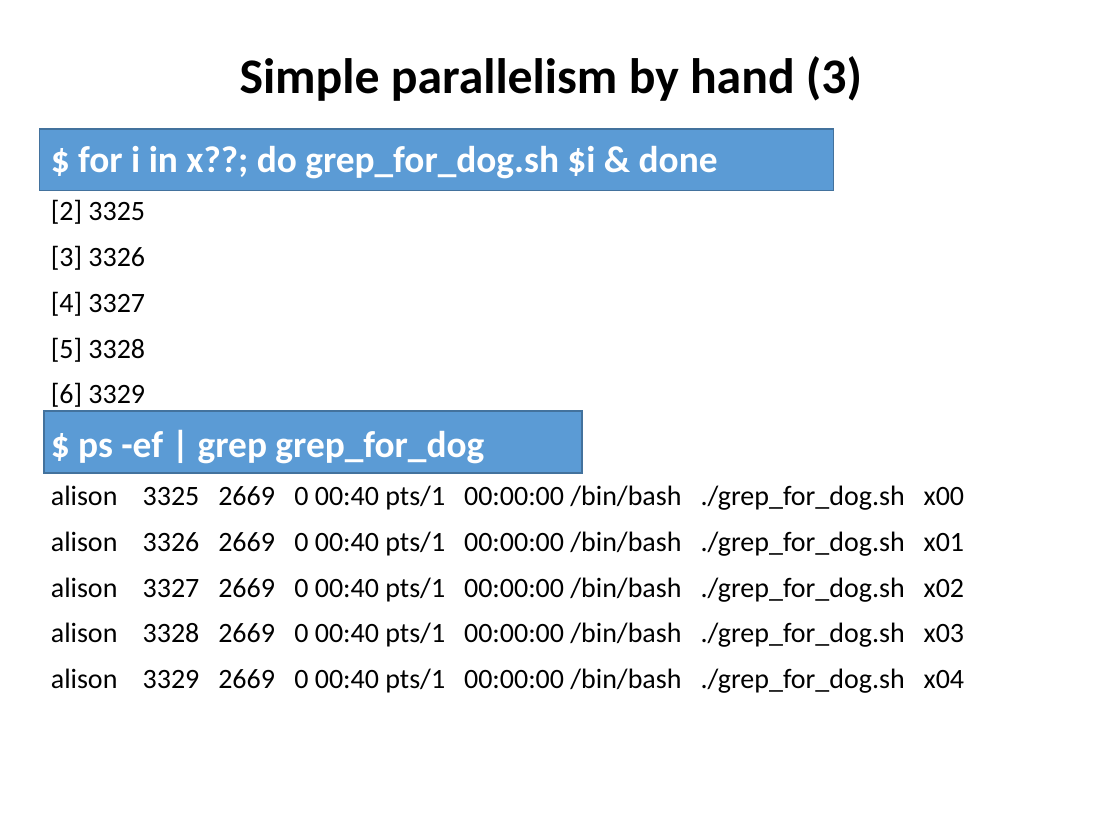
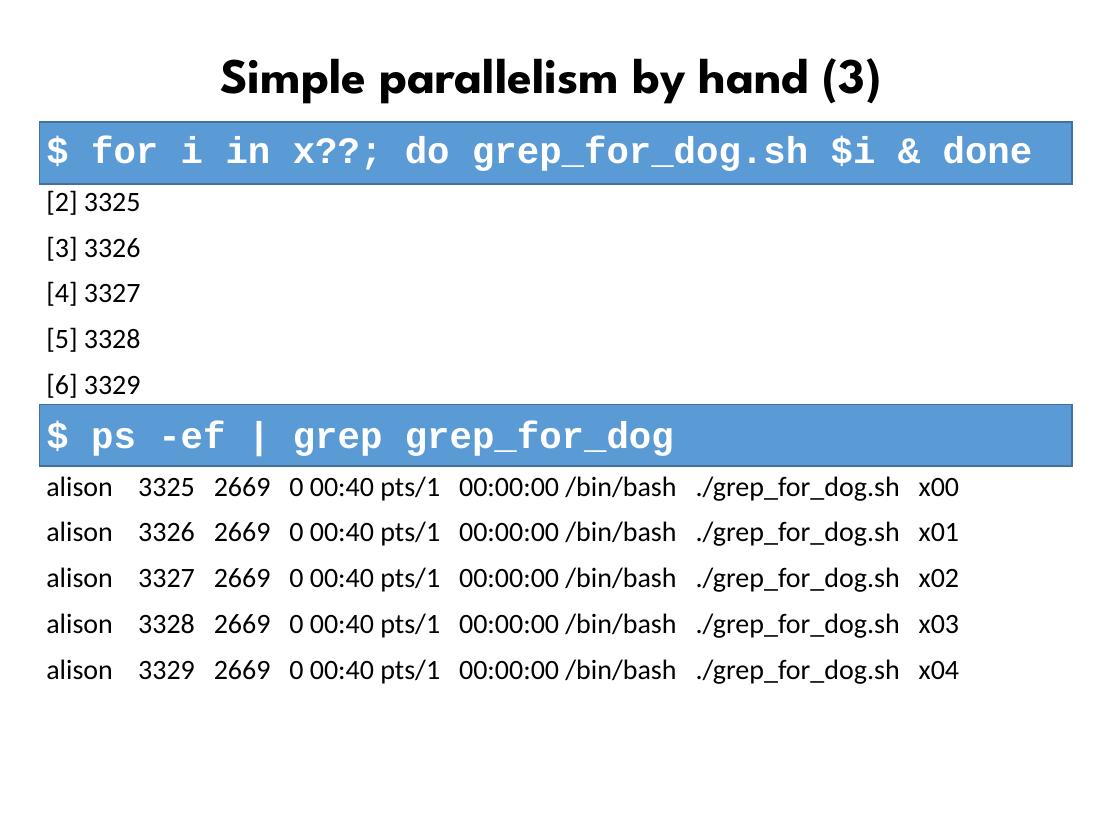
Before and after one commit to ncasuk/ncas-isc, a slide deck: slide 10 of overview_presentations/Parallel_Processing_Large_Data.pptx. Drawn at 1120x840 pixels with LibreOffice and Linux fonts; fonts in the diff are those of the drawing; background and template pictures are left out. Boxes give left, top, right and bottom in pixels: in the first picture for what was removed or moved away, otherwise in the second. Text is boxed around its words. In the diff, an @@ line names an element or a change of style, - is before the commit and + after.

```diff
--- a/overview_presentations/Parallel_Processing_Large_Data.pptx
+++ b/overview_presentations/Parallel_Processing_Large_Data.pptx
@@ title "Simple parallelism by hand (3)" at <box>220,58,881,104</box>: font Calibri to League Spartan @@
@@ text "$ for i in x??; ...": place and size @@
-text "$ for i in x??; ..." at <box>51,146,964,693</box>
+text "$ for i in x??; ..." at <box>46,136,1033,684</box>
@@ rectangle: place and size @@
-rectangle at <box>39,129,833,190</box>
+rectangle at <box>39,122,1072,184</box>
@@ rectangle at <box>39,122,1072,184</box>: outline #43739E 1 pt to #42719B 1 pt @@
@@ text at <box>91,136,1033,456</box>: font Calibri to Courier New in "$ for i in x??; do grep_for_dog.sh ...", "$ ps -ef | grep grep_for_dog"; less space between paragraphs @@
@@ rectangle added at <box>39,404,1072,466</box>, fill #5B9BD5, outline #42719B 1 pt @@
@@ rectangle removed at <box>44,411,581,473</box> @@
```
Also in this commit, not shown: 20 other slides changed, 8 slides added, 4 slides removed, 4 other files.
